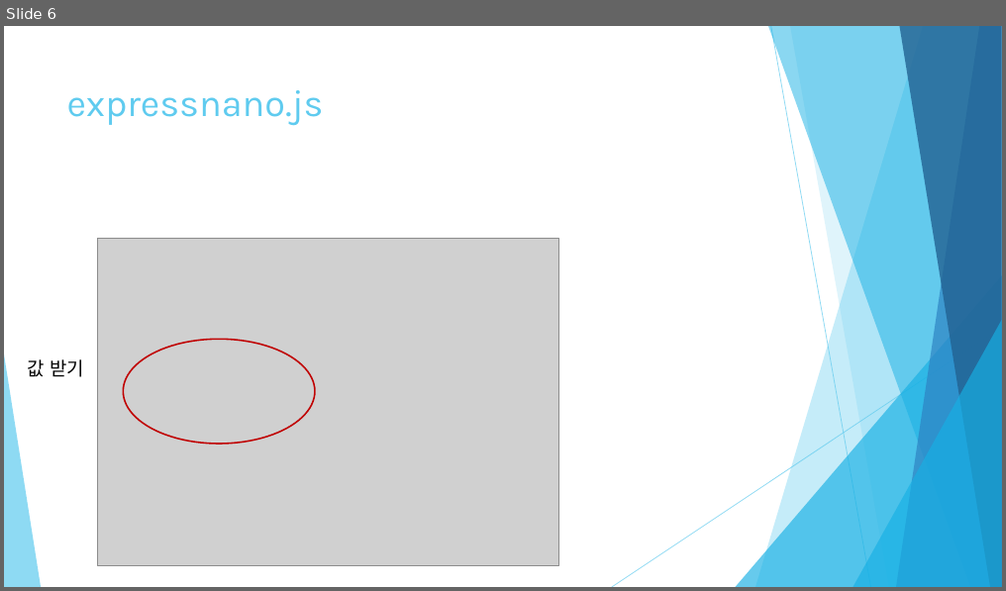
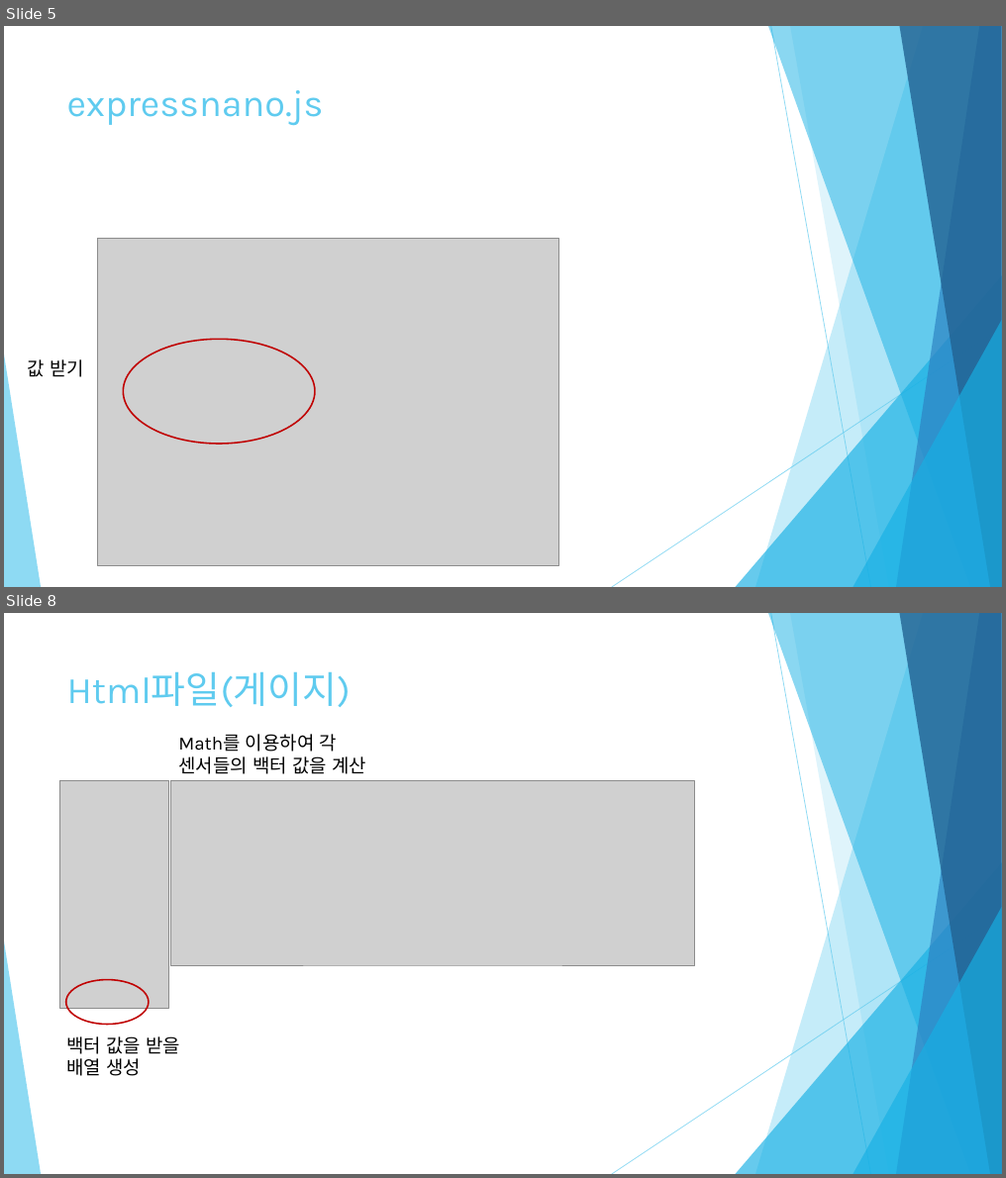
Before and after one commit to HINEET/AA17, a slide deck: AA17-rpt14/아두이노 응용 기말 프로젝트.pptx. Shown one above the other, each under a label of ours: slide 6 before the commit, slides 5 and 8 after it; the slides between them are not shown. The pictures are 1006x591 and 1006x1178 pixels, drawn with LibreOffice and Linux fonts; fonts in the diff are those of the drawing; grey boxes stand for pictures. Boxes give left, top, right and bottom in pixels: in the first picture for what was removed or moved away, otherwise in the second. Text is boxed around its words. In the diff, an @@ line names an element or a change of style, - is before the commit and + after.

```diff
--- a/AA17-rpt14/아두이노 응용 기말 프로젝트.pptx
+++ b/AA17-rpt14/아두이노 응용 기말 프로젝트.pptx
@@ slide 8 added at <box>4,613,1002,1174</box>, background #FFFFFF; not listed: 10 template elements that a slide beside it also shows @@
@@ title added at <box>67,672,350,707</box>, 36 pt, text #5FCBEF @@
+Html파일(게이지)
@@ text added at <box>178,734,366,774</box>, 18 pt, text #000000 @@
+Math를 이용하여 각 센서들의 백터 값을 계산
@@ picture added at <box>59,780,168,1008</box> @@
@@ picture added at <box>171,780,694,965</box> @@
@@ ellipse added at <box>66,980,149,1024</box>, outline #C00000 1.5 pt @@
@@ text added at <box>66,1037,181,1076</box>, 18 pt, text #000000 @@
+백터 값을 받을 배열 생성
@@ what was slide 6 is now slide 5 @@
```
Also in this commit, not shown: 1 slide changed, 7 other slides added, 1 slide removed, 5 other files.
